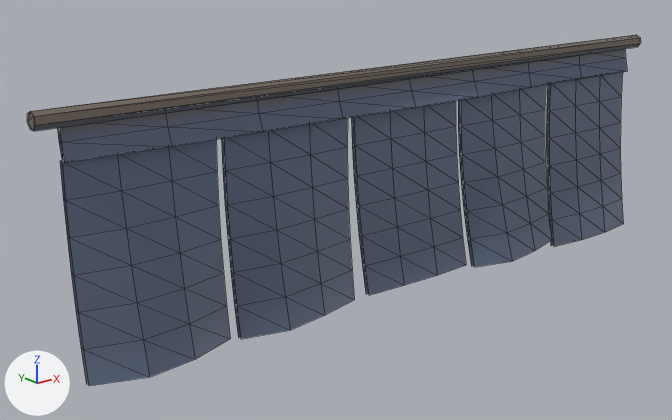
The glTF model godot/assets/models/prop_noren_ai.glb, before and after one commit.
The view is the same before and after, from a camera (50 mm lens) standing at (-1.79, -1.92, 0.42) and looking at (-0.2, 0.07, -0.38). Lighting does not change. The marker at lower left points along +X, +Y and +Z. The first picture is the older version. Mesh edges are drawn as thin lines. Vertices at exactly the same position are counted once.

The first picture shows 'prop_noren_ai'.
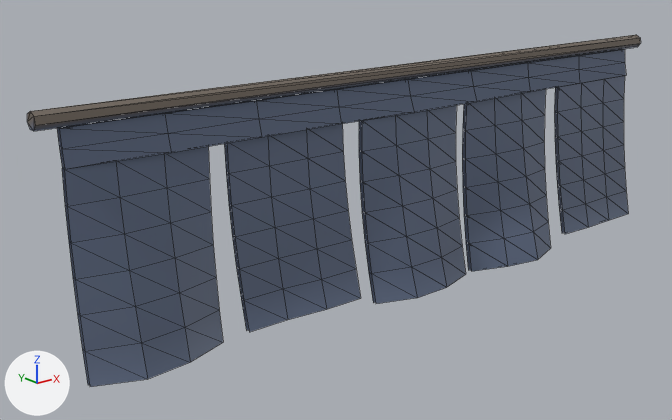
What differs and where, as boxes [x1, y1, x2, y2] in the pictures (672 x 420 px; the box of a moved part takes in the faces that stretch with it):
'prop_noren_ai', reshaped: before [27, 35, 641, 386]; after [27, 35, 641, 387]
part 1 of me_prop_noren_ai, moved or reshaped: before [59, 49, 627, 163]; after [59, 49, 626, 169]
part 2 of me_prop_noren_ai, added: after [57, 49, 622, 168]
part 3 of me_prop_noren_ai, moved or reshaped (mostly hidden afterwards): before [354, 101, 466, 295]; after [224, 143, 249, 331]
part 4 of me_prop_noren_ai, moved or reshaped: before [458, 100, 474, 266]; after [362, 105, 466, 304]
part 5 of me_prop_noren_ai, moved or reshaped: before [549, 72, 623, 246]; after [557, 76, 628, 234]
part 6 of me_prop_noren_ai, moved or reshaped: before [546, 84, 553, 246]; after [555, 87, 564, 233]
part 7 of me_prop_noren_ai, rebuilt: before [461, 85, 552, 267]; after [465, 89, 551, 271]
part 8 of me_prop_noren_ai, rebuilt: before [351, 117, 368, 294]; after [359, 121, 375, 303]
part 9 of me_prop_noren_ai, added: after [462, 104, 471, 270]
part 10 of me_prop_noren_ai, built on: before [57, 118, 354, 386]; after [62, 124, 361, 387]

What the commit changed:
me_prop_noren_ai is used by ob_prop_noren_ai; location (0.0, 0.0, 0.0).
me_prop_noren_ai had 347 vertices, 448 faces and spanned x -1.09..1.09, y -0.12..0.02, z -0.63..0.03.
me_prop_noren_ai now has 348 vertices, 448 faces and spans x -1.09..1.09, y -0.13..0.02, z -0.63..0.03.
me_prop_noren_ai part 1: the loose piece of 27 vertices spanning x -1.02..1.02, y -0.04..0.0, z -0.09..0.0 is moved by (0.0, 0.0, -0.02).
me_prop_noren_ai part 2: the loose piece of 27 vertices spanning x -1.02..1.02, y -0.04..0.0, z -0.09..0.0 is copied, and the copy is moved by (0.0, 0.01, -0.02); it spans x -1.02..1.02, y -0.02..0.01, z -0.1..-0.01.
me_prop_noren_ai part 3: the loose piece of 28 vertices spanning x -0.2..0.2, y -0.07..0.0, z -0.6..-0.09 is scaled about its middle by (0.933, 1.18, 0.949), then moved by (-0.42, 0.0, 0.0).
me_prop_noren_ai part 4: the loose piece of 28 vertices spanning x 0.22..0.61, y -0.11..0.01, z -0.6..-0.09 is scaled about its middle by (0.933, 0.973, 0.994), then moved by (-0.42, -0.03, -0.01).
me_prop_noren_ai part 5: the loose piece of 28 vertices spanning x 0.63..1.02, y -0.08..0.0, z -0.63..-0.09 is scaled about its middle by (0.933, 0.934, 0.899), then moved by (0.02, -0.01, 0.01).
me_prop_noren_ai part 6: the loose piece of 28 vertices spanning x 0.63..1.02, y -0.07..0.01, z -0.63..-0.09 is scaled about its middle by (0.933, 0.934, 0.899), then moved by (0.02, -0.01, 0.01).
me_prop_noren_ai part 7: the loose piece of 28 vertices spanning x 0.22..0.61, y -0.12..0.0, z -0.6..-0.09 is rebuilt with 28 vertices and now spans x 0.23..0.6, y -0.12..-0.01, z -0.63..-0.1.
me_prop_noren_ai part 8: the loose piece of 28 vertices spanning x -0.2..0.2, y -0.06..0.01, z -0.6..-0.09 is rebuilt with 28 vertices and now spans x -0.19..0.18, y -0.12..-0.01, z -0.61..-0.1.
me_prop_noren_ai part 9: a new loose piece of 28 vertices spanning x 0.23..0.6, y -0.11..0.01, z -0.63..-0.1, in mat_defaultmaterial.
Part 10, on me_prop_noren_ai:
133 vertices are removed from x -1.03..1.02, y -0.1..0.01, z -0.61..0.0.
176 faces are deleted.
3 vertices move within x -1.03, y -0.04..-0.01, z -0.52..-0.35.
56 vertices are added at x -1.03..-0.24, y -0.11..0.01, z -0.61..-0.1.
13 new vertices lie (0.12, 0.0, 0.0) away from vertices in x -1.02..-0.36, y -0.09..0.01, z -0.59..-0.1.
5 new vertices lie (0.12, 0.0, 0.0) away from vertices in x -0.9..-0.48, y -0.06..0.01, z -0.5..-0.1.
5 new vertices lie (0.12, 0.0, 0.0) away from vertices in x -0.78..-0.36, y -0.06..0.01, z -0.5..-0.1.
108 new faces join them.
